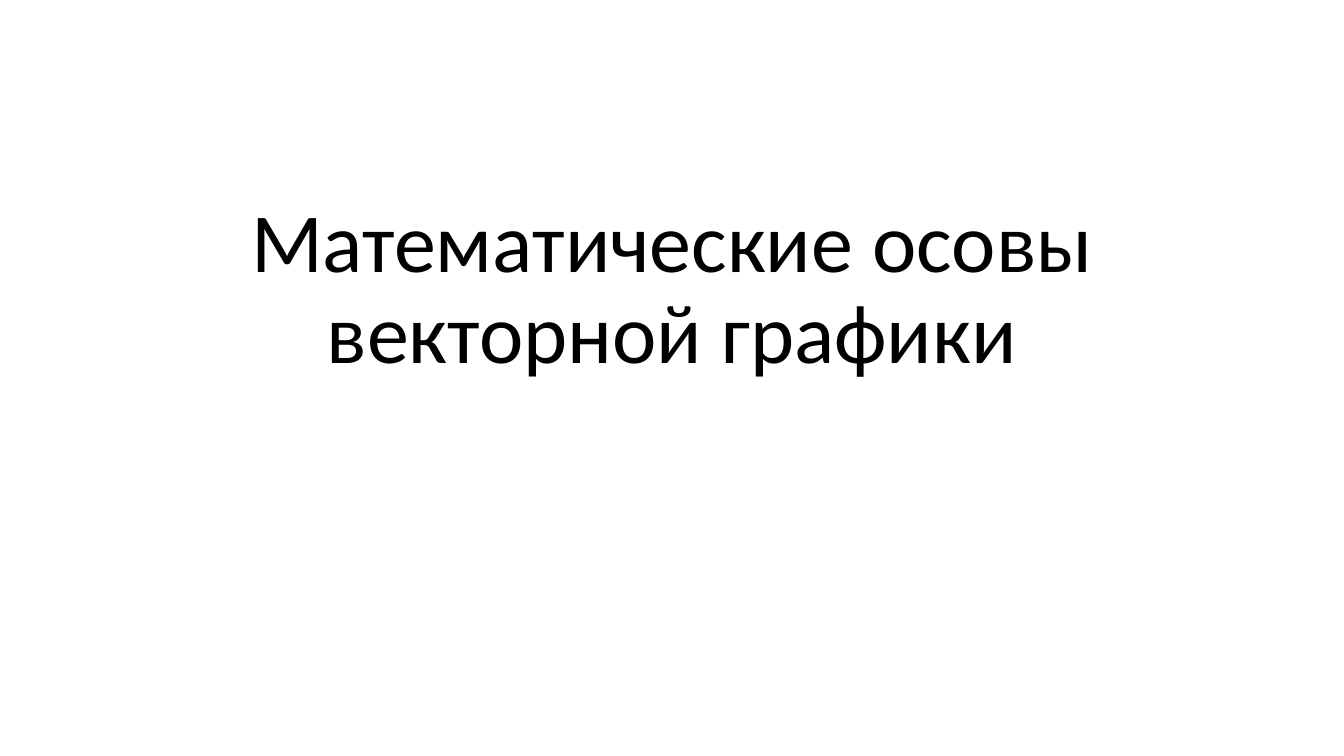
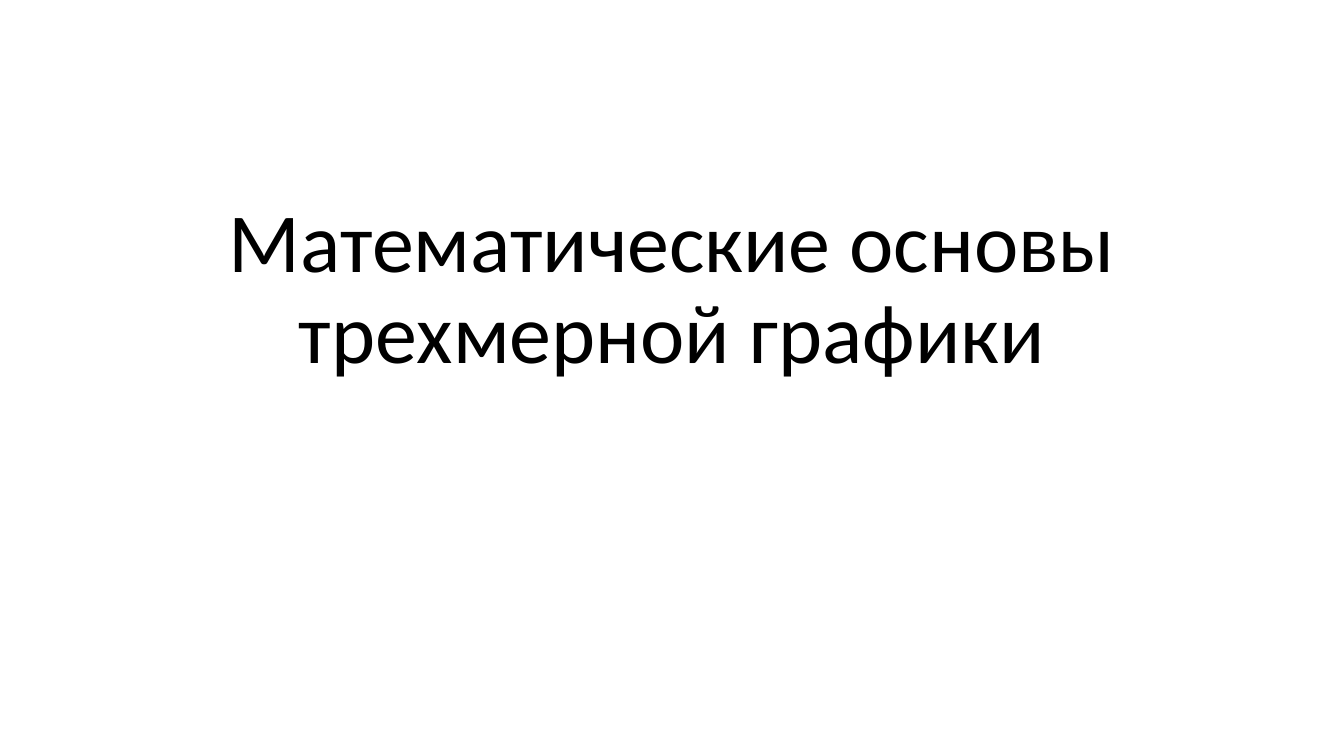
Before and after one commit to alexey-malov/cg-course, a slide deck: slide 1 of lectures/03 - Векторный анализ, трансформации и матрицы.pptx. Drawn at 1344x756 pixels with LibreOffice and Linux fonts; fonts in the diff are those of the drawing. Boxes give left, top, right and bottom in pixels: in the first picture for what was removed or moved away, otherwise in the second. Text is boxed around its words. In the diff, an @@ line names an element or a change of style, - is before the commit and + after.

```diff
--- a/lectures/03 - Векторный анализ, трансформации и матрицы.pptx
+++ b/lectures/03 - Векторный анализ, трансформации и матрицы.pptx
@@ title at (229,218,1115,377): text changed @@
-Математические осовы векторной графики
+Математические основы трехмерной графики
```
Also in this commit, not shown: 1 other slide changed, 2 other files.
